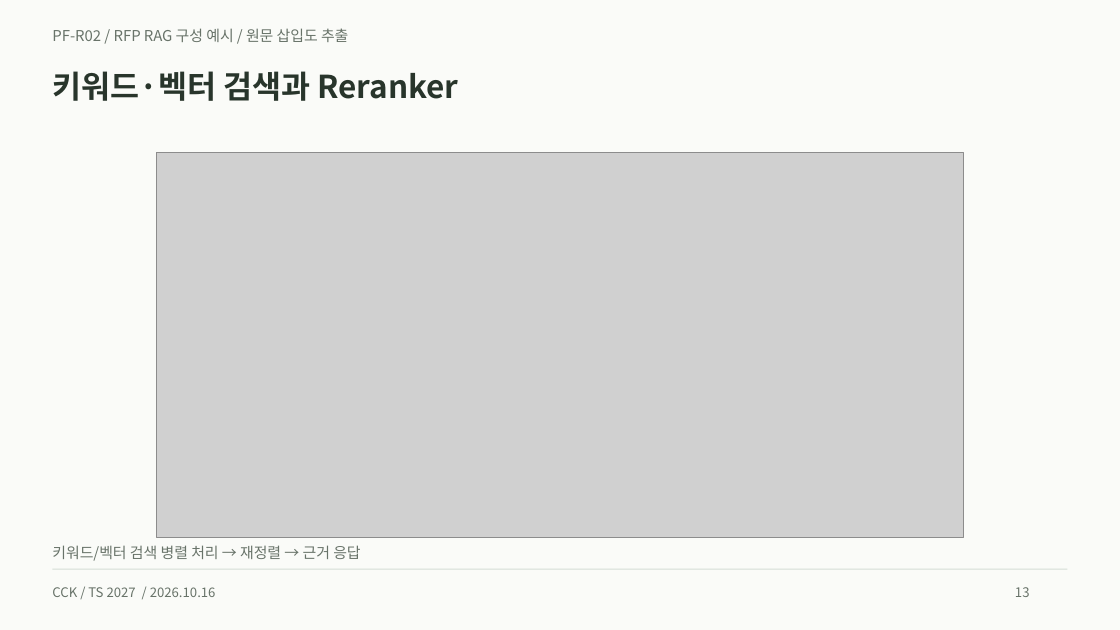
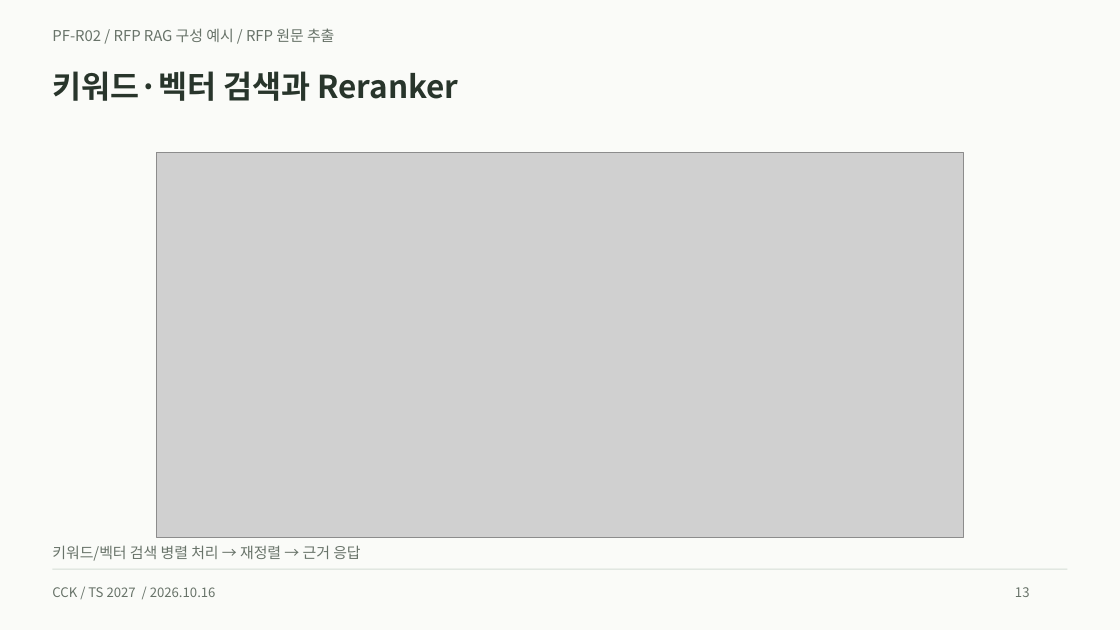
Before and after one commit to heen1987-ops/TS-business-Plan-001, a slide deck: slide 13 of public/downloads/ts-platform-casebook.pptx. Drawn at 1120x630 pixels with LibreOffice and Linux fonts; fonts in the diff are those of the drawing; grey boxes stand for pictures. Boxes give left, top, right and bottom in pixels: in the first picture for what was removed or moved away, otherwise in the second. Text is boxed around its words. In the diff, an @@ line names an element or a change of style, - is before the commit and + after.

```diff
--- a/public/downloads/ts-platform-casebook.pptx
+++ b/public/downloads/ts-platform-casebook.pptx
@@ text at <box>52,28,334,42</box>: text changed @@
-PF-R02 / RFP RAG 구성 예시 / 원문 삽입도 추출
+PF-R02 / RFP RAG 구성 예시 / RFP 원문 추출
```
Also in this commit, not shown: 136 other slides changed, 9 slides added, 39 other files.
